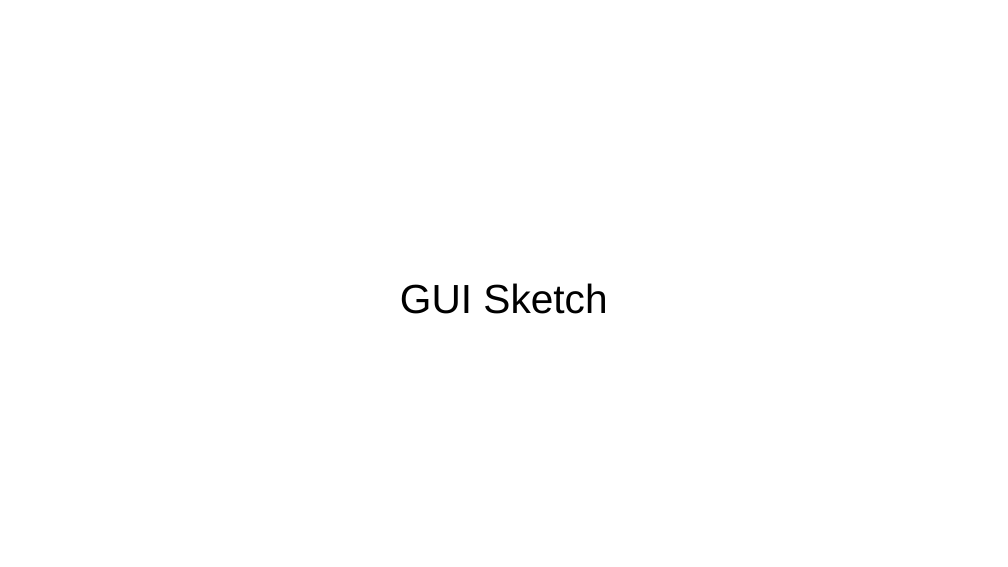
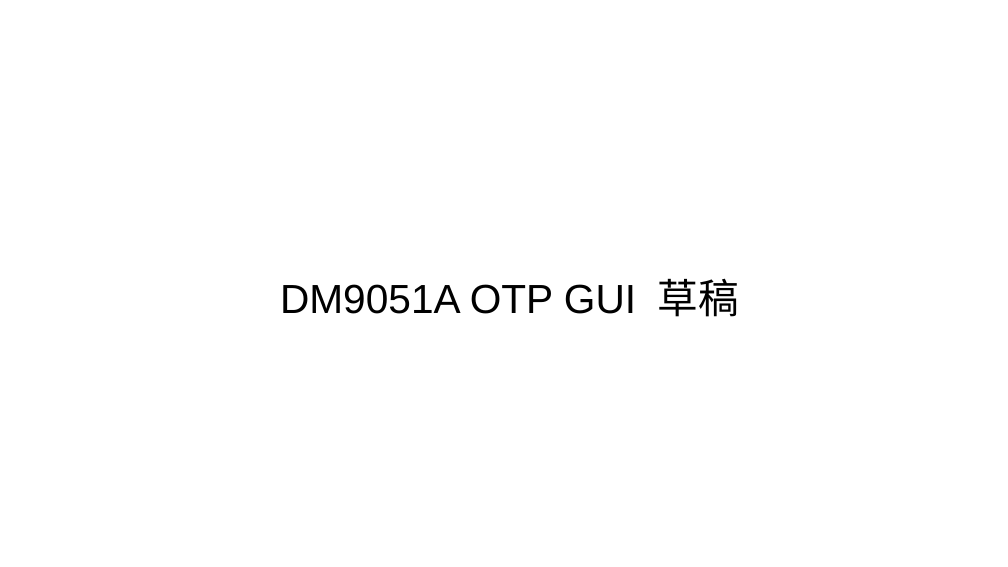
Before and after one commit to tomjpsun/obsidianVaults, a slide deck: slide 1 of DM9051A OTP 燒錄專案/Sketch.odp. Drawn at 1008x567 pixels with LibreOffice and Linux fonts; fonts in the diff are those of the drawing. Boxes give left, top, right and bottom in pixels: in the first picture for what was removed or moved away, otherwise in the second. Text is boxed around its words. In the diff, an @@ line names an element or a change of style, - is before the commit and + after.

```diff
--- a/DM9051A OTP 燒錄專案/Sketch.odp
+++ b/DM9051A OTP 燒錄專案/Sketch.odp
@@ subtitle at box(280, 278, 739, 317): text changed @@
-GUI Sketch
+DM9051A OTP GUI 草稿
```
Also in this commit, not shown: 1 slide added, 1 slide removed, 1 other file.
